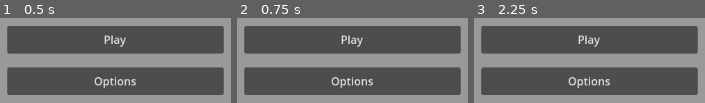
Above: before the commit, frames 1-3 (left to right).
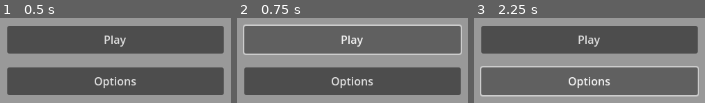
Above: after the commit, the same moments.

Repository: charliedavenport/base-game-jam-project
Game: Godot game, scene res://Main/main.tscn
Same seed, same stepped clock (60 frames per second), same inputs: the game is played once before the commit and once after it. The engine's default icon, where the game draws it, is replaced by a stand-in: a white triangle on a blue panel in a dark square.
Inputs:
- Up to frame 1 (0.5 s): no input
- Up to frame 2 (0.75 s): click "Play" at 0.5 s
- Up to frame 3 (2.25 s): click "Play" at 1.25 s; click "Options" at 2 s

Frame 1 is identical in both runs. In frame 2, 5.0% of the frame differs, in the area x 2-98%, y 7-44%; in frame 3, 5.0%, in the area x 2-98%, y 56-93%.
Error after the commit: Parse Error: Could not preload resource script "res://Main Menu/main_menu.gd". (res://Main/main.gd:6)

Commit message:
player movement

Diff:
--- a/Main Menu/main_menu.gd
+++ b/Main Menu/main_menu.gd
@@ -1 +1,5 @@
 extends Control
+
+
+func _ready() -> void:
+	$VBoxContainer/PlayButton.pressed.connect(hide)w
--- a/Main/main.tscn
+++ b/Main/main.tscn
@@ -7,8 +7,10 @@
 [node name="Main" type="Node2D"]
 script = ExtResource("1_ek5pm")
 
+[node name="Camera2D" type="Camera2D" parent="."]
+
 [node name="CanvasLayer" type="CanvasLayer" parent="."]
 
+[node name="GUI" parent="CanvasLayer" instance=ExtResource("3_adjhm")]
+
 [node name="MainMenu" parent="CanvasLayer" instance=ExtResource("2_hm8vq")]
-
-[node name="GUI" parent="CanvasLayer" instance=ExtResource("3_adjhm")]
--- a/Player/player.gd
+++ b/Player/player.gd
@@ -8,7 +8,9 @@
 	pass
 
 func _physics_process(delta: float) -> void:
-	pass
+	var move_input := Input.get_vector("left", "right", "up", "down")
+	velocity = move_input * 500.0
+	move_and_slide()
 
 func _die() -> void:
 	print("player died!")
--- a/Player/player.tscn
+++ b/Player/player.tscn
@@ -14,5 +14,3 @@
 
 [node name="CollisionShape2D" type="CollisionShape2D" parent="."]
 shape = SubResource("CircleShape2D_yhqfr")
-
-[node name="Camera2D" type="Camera2D" parent="."]
--- a/project.godot
+++ b/project.godot
@@ -23,6 +23,33 @@
 
 gdscript/warnings/untyped_declaration=2
 
+[input]
+
+up={
+"deadzone": 0.5,
+"events": [Object(InputEventKey,"resource_local_to_scene":false,"resource_name":"","device":-1,"window_id":0,"alt_pressed":false,"shift_pressed":false,"ctrl_pressed":false,"meta_pressed":false,"pressed":false,"keycode":0,"physical_keycode":87,"key_label":0,"unicode":119,"location":0,"echo":false,"script":null)
+, Object(InputEventKey,"resource_local_to_scene":false,"resource_name":"","device":-1,"window_id":0,"alt_pressed":false,"shift_pressed":false,"ctrl_pressed":false,"meta_pressed":false,"pressed":false,"keycode":0,"physical_keycode":4194320,"key_label":0,"unicode":0,"location":0,"echo":false,"script":null)
+]
+}
+down={
+"deadzone": 0.5,
+"events": [Object(InputEventKey,"resource_local_to_scene":false,"resource_name":"","device":-1,"window_id":0,"alt_pressed":false,"shift_pressed":false,"ctrl_pressed":false,"meta_pressed":false,"pressed":false,"keycode":0,"physical_keycode":83,"key_label":0,"unicode":115,"location":0,"echo":false,"script":null)
+, Object(InputEventKey,"resource_local_to_scene":false,"resource_name":"","device":-1,"window_id":0,"alt_pressed":false,"shift_pressed":false,"ctrl_pressed":false,"meta_pressed":false,"pressed":false,"keycode":0,"physical_keycode":4194322,"key_label":0,"unicode":0,"location":0,"echo":false,"script":null)
+]
+}
+left={
+"deadzone": 0.5,
+"events": [Object(InputEventKey,"resource_local_to_scene":false,"resource_name":"","device":-1,"window_id":0,"alt_pressed":false,"shift_pressed":false,"ctrl_pressed":false,"meta_pressed":false,"pressed":false,"keycode":0,"physical_keycode":65,"key_label":0,"unicode":97,"location":0,"echo":false,"script":null)
+, Object(InputEventKey,"resource_local_to_scene":false,"resource_name":"","device":-1,"window_id":0,"alt_pressed":false,"shift_pressed":false,"ctrl_pressed":false,"meta_pressed":false,"pressed":false,"keycode":0,"physical_keycode":4194319,"key_label":0,"unicode":0,"location":0,"echo":false,"script":null)
+]
+}
+right={
+"deadzone": 0.5,
+"events": [Object(InputEventKey,"resource_local_to_scene":false,"resource_name":"","device":-1,"window_id":0,"alt_pressed":false,"shift_pressed":false,"ctrl_pressed":false,"meta_pressed":false,"pressed":false,"keycode":0,"physical_keycode":68,"key_label":0,"unicode":100,"location":0,"echo":false,"script":null)
+, Object(InputEventKey,"resource_local_to_scene":false,"resource_name":"","device":-1,"window_id":0,"alt_pressed":false,"shift_pressed":false,"ctrl_pressed":false,"meta_pressed":false,"pressed":false,"keycode":0,"physical_keycode":4194321,"key_label":0,"unicode":0,"location":0,"echo":false,"script":null)
+]
+}
+
 [rendering]
 
 renderer/rendering_method="gl_compatibility"
